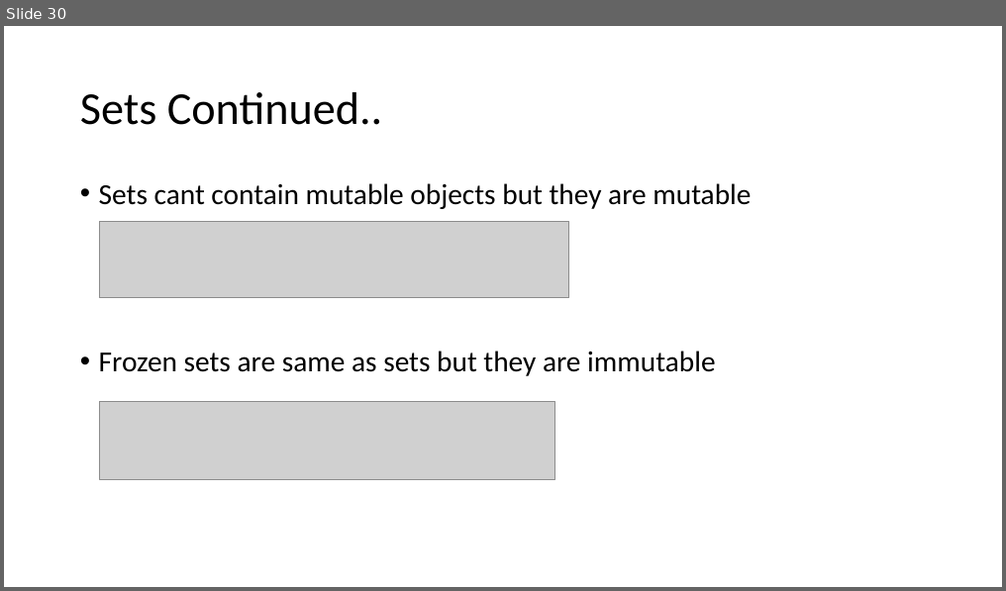
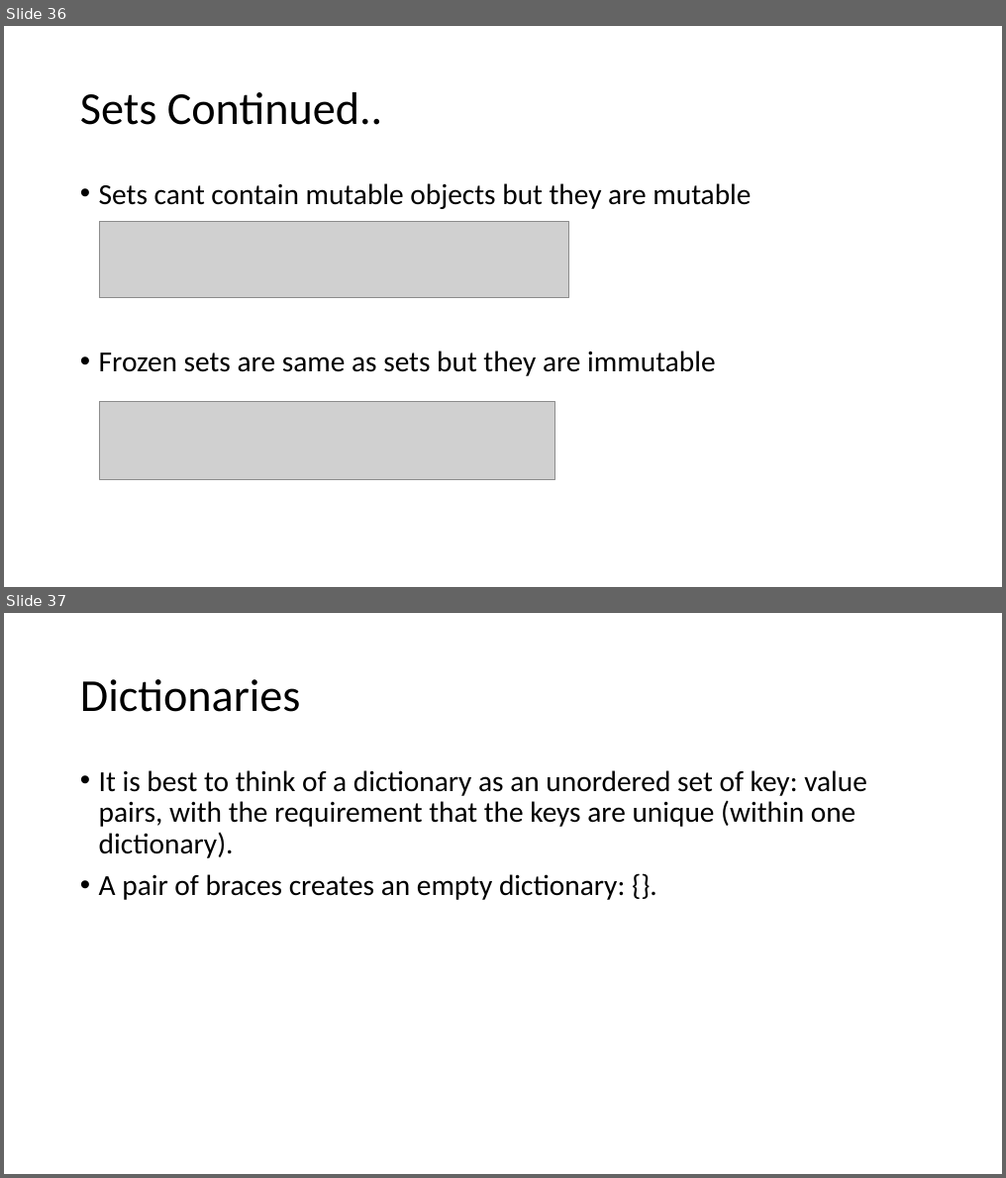
Before and after one commit to harry1180/python_basics, a slide deck: Introduction to Python.pptx. Shown one above the other, each under a label of ours: slide 30 before the commit, slides 36 and 37 after it. The pictures are 1006x591 and 1006x1178 pixels, drawn with LibreOffice and Linux fonts; fonts in the diff are those of the drawing; grey boxes stand for pictures. Boxes give left, top, right and bottom in pixels: in the first picture for what was removed or moved away, otherwise in the second. Text is boxed around its words. In the diff, an @@ line names an element or a change of style, - is before the commit and + after.

```diff
--- a/Introduction to Python.pptx
+++ b/Introduction to Python.pptx
@@ slide 37 added at (4, 613, 1002, 1174), background #FFFFFF @@
@@ title added at (80, 679, 301, 712), 44 pt, text #000000 @@
+Dictionaries
@@ text added at (99, 770, 867, 900), 28 pt, text #000000 @@
+• It is best to think of a dictionary as an unordered set of key: value pairs, with the requirement that the keys are unique (within one dictionary).
+• A pair of braces creates an empty dictionary: {}.
@@ what was slide 30 is now slide 36 @@
```
Also in this commit, not shown: 1 slide changed, 7 other slides added, 1 other file.
